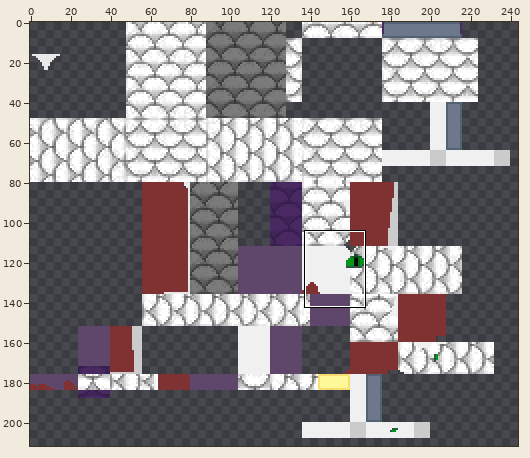
Sprite sheet: src/main/resources/assets/narutomod/textures/snake_white.png. The first picture is a wide view before the edit; the outline marks the close-up.
Close-up. First the earlier version:
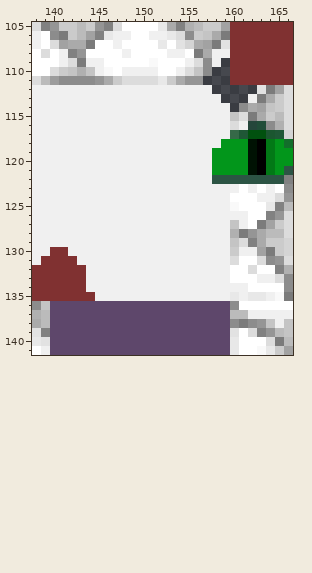
The file is 256x256 pixels. Colours within 5 levels of each other are drawn and written as one. Shown: x 138..166, y 105..141. The wide view leaves out empty margins. The commit also changed other parts of the picture, which this record leaves out.
Once edited:
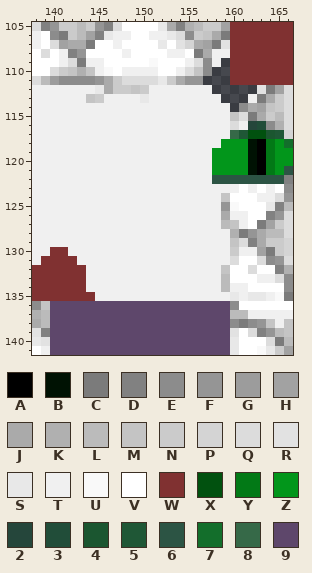
Palette (. is transparent): A #000000  B #001203  C #7b7b7b  D #818181  E #8c8c8c  F #959595  G #9c9c9c  H #a2a2a2  J #aaaaaa  K #b0b0b0  L #bbbbbb  M #c4c4c4  N #cbcbcb  P #d4d4d4  Q #dcdcdc  R #e2e2e2  S #e8e8e8  T #f0f0f0  U #f9f9f9  V #ffffff  W #803131  X #01510f  Y #027916  Z #02961b  2 #25463b  3 #214d39  4 #1b5630  5 #1f5736  6 #2c5444  7 #136e2b  8 #366948  9 #5e476b
Changes in this commit:
y 112: x 145..150 TTTTTT -> SJNNMN
y 113: x 144..145 TT -> MN; x 150 T -> S
y 124: x 159 T -> M
y 125: x 159 T -> F
y 126: x 159 T -> J
y 127: x 159 T -> L
y 132: x 159 T -> M
y 133..134: x 159 T -> L
Changed places in both close-ups, as pixel boxes (x1, y1, x2, y2):
changed: (86, 85, 149, 103)
changed: (221, 193, 230, 229)
changed: (221, 265, 230, 292)
